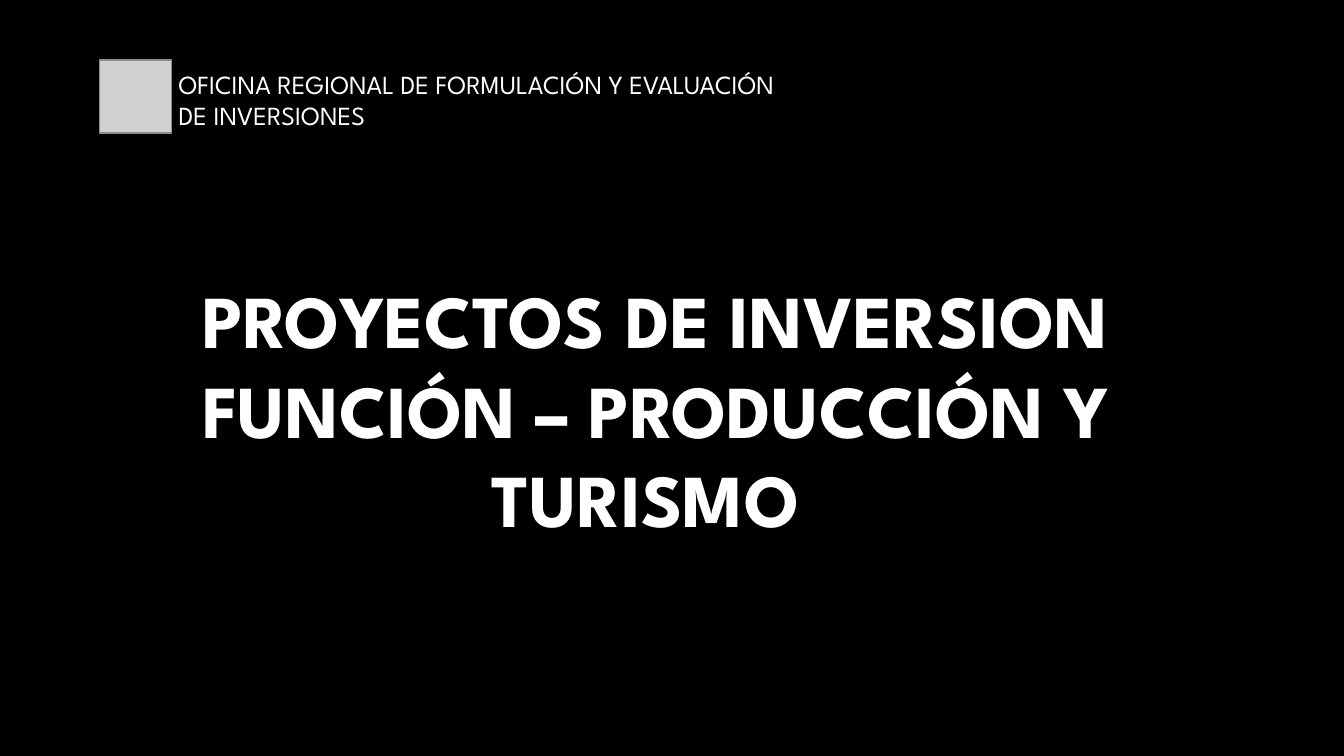
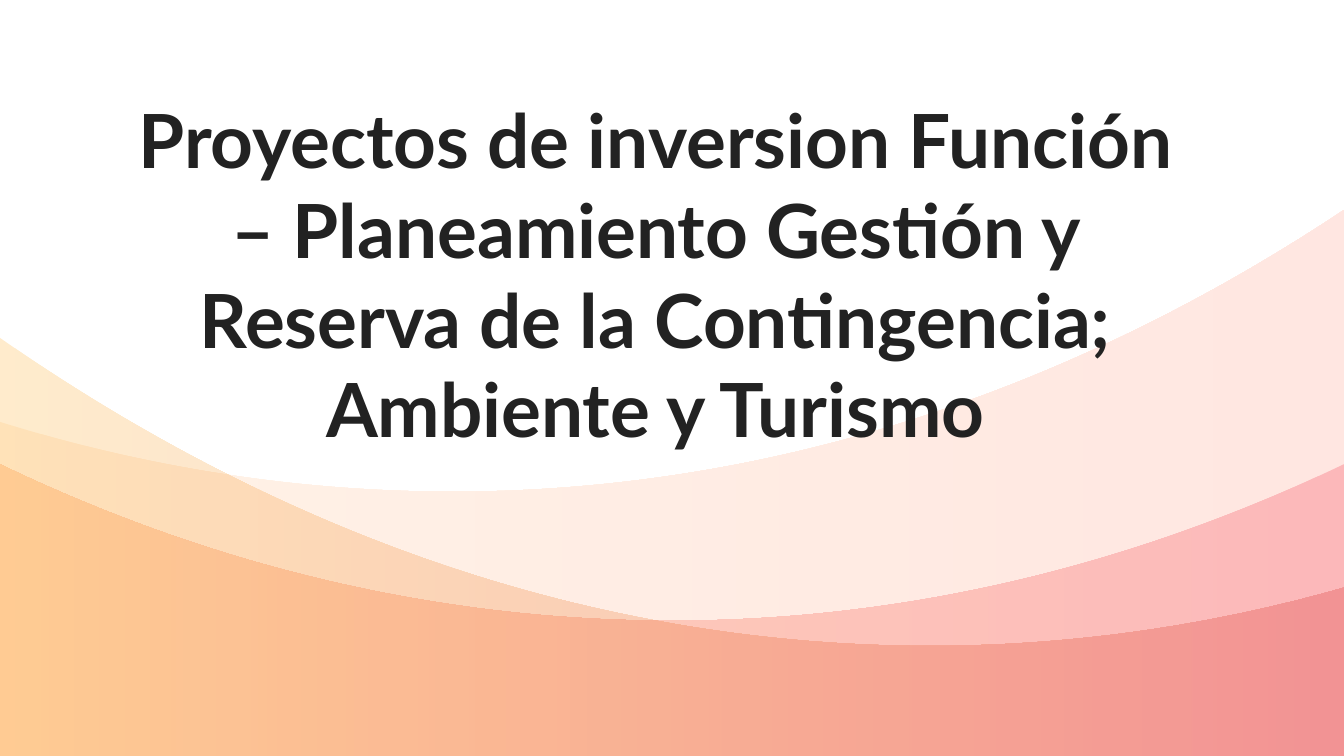
Before and after one commit to ORFEI-GRAP/Gestion-ORFEI, a slide deck: slide 1 of Proyectos Funcion - PRODUCCIÓN.pptx. Drawn at 1344x756 pixels with LibreOffice and Linux fonts; fonts in the diff are those of the drawing; grey boxes stand for pictures; background and template pictures are left out. Boxes give left, top, right and bottom in pixels: in the first picture for what was removed or moved away, otherwise in the second. Text is boxed around its words. In the diff, an @@ line names an element or a change of style, - is before the commit and + after.

```diff
--- a/Proyectos Funcion - PRODUCCIÓN.pptx
+++ b/Proyectos Funcion - PRODUCCIÓN.pptx
@@ background picture (left out) to #FFFFFF @@
@@ picture removed at <box>99,60,172,133</box> @@
@@ text removed at <box>179,72,773,126</box> @@
-OFICINA REGIONAL DE FORMULACIÓN Y EVALUACIÓN DE INVERSIONES
@@ title at <box>139,112,1173,450</box>: text changed; font League Spartan to Lato; text colour gradient #FFFFFF to #A6A6A6 to #222222 @@
-PROYECTOS DE INVERSION FUNCIÓN – PRODUCCIÓN Y TURISMO
+Proyectos de inversion Función – Planeamiento Gestión y Reserva de la Contingencia; Ambiente y Turismo
@@ freeform shape added at <box>0,210,1344,756</box>, fill gradient #FFC486 to #FF866B @@
@@ freeform shape added at <box>0,337,1344,755</box>, fill gradient #FF9F00 to #CC0000 @@
@@ freeform shape added at <box>0,464,1344,755</box>, fill gradient #F20122 to #FF6A00 @@
```
Also in this commit, not shown: 5 other slides changed.
